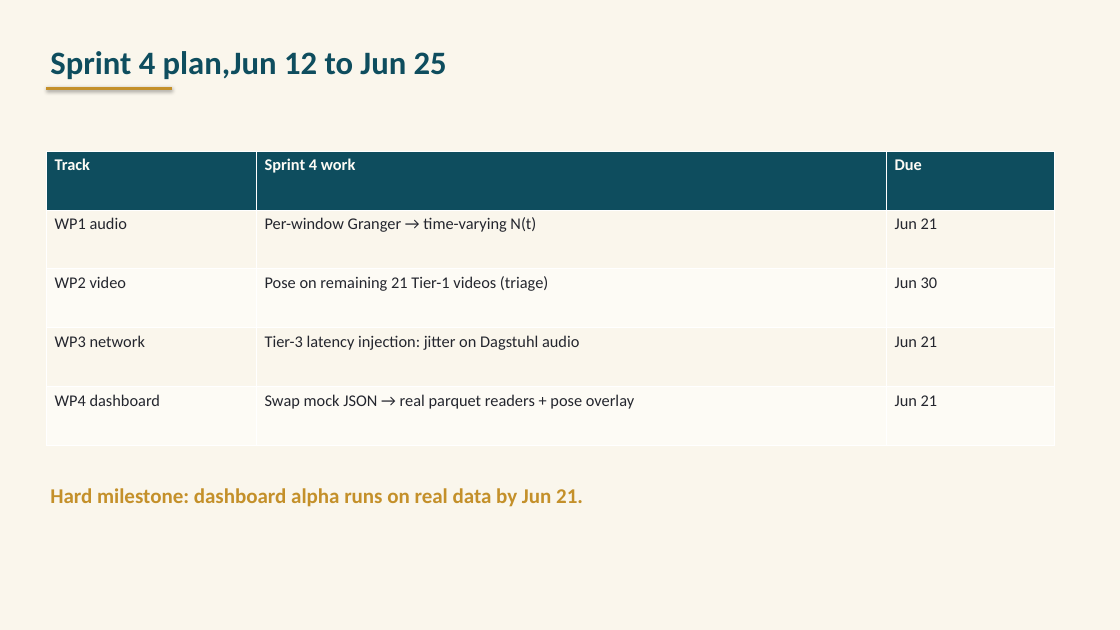
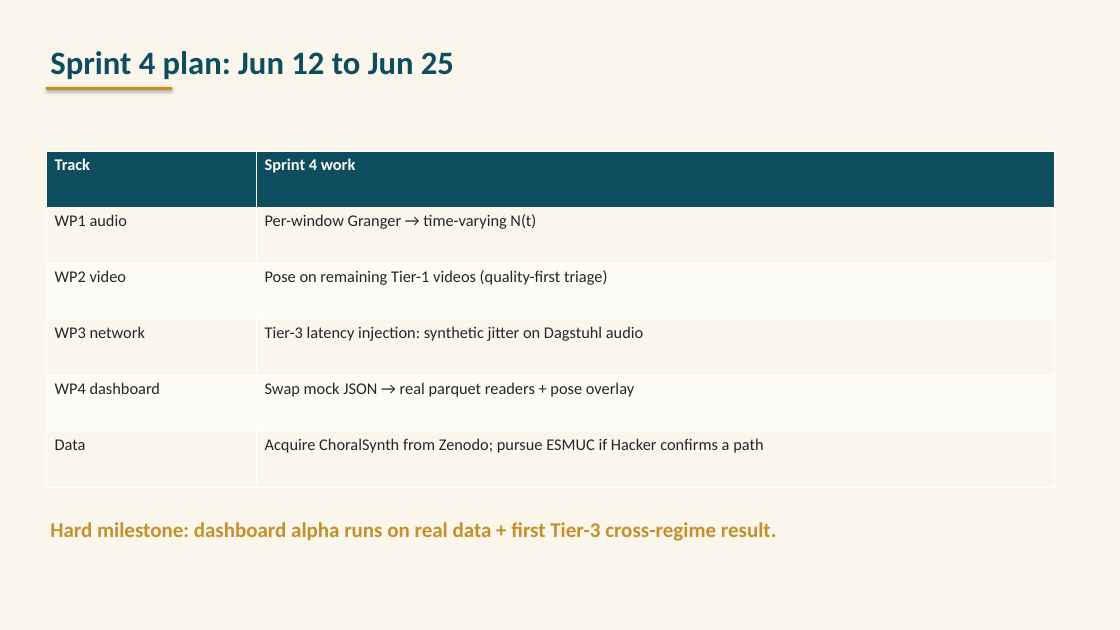
Before and after one commit to Zuraiz270/networked-choir-entanglement, a slide deck: slide 8 of output/jun11_status_meeting_iv.pptx. Drawn at 1120x630 pixels with LibreOffice and Linux fonts; fonts in the diff are those of the drawing. Boxes give left, top, right and bottom in pixels: in the first picture for what was removed or moved away, otherwise in the second. Text is boxed around its words. In the diff, an @@ line names an element or a change of style, - is before the commit and + after.

```diff
--- a/output/jun11_status_meeting_iv.pptx
+++ b/output/jun11_status_meeting_iv.pptx
@@ text at (50, 51, 454, 79): text changed @@
-Sprint 4 plan,Jun 12 to Jun 25
+Sprint 4 plan: Jun 12 to Jun 25
@@ table at (46, 151, 1054, 487) @@
-Track | Sprint 4 work | Due
-WP1 audio | Per-window Granger → time-varying N(t) | Jun 21
-WP2 video | Pose on remaining 21 Tier-1 videos (triage) | Jun 30
-WP3 network | Tier-3 latency injection: jitter on Dagstuhl audio | Jun 21
-WP4 dashboard | Swap mock JSON → real parquet readers + pose overlay | Jun 21
+Track | Sprint 4 work
+WP1 audio | Per-window Granger → time-varying N(t)
+WP2 video | Pose on remaining Tier-1 videos (quality-first triage)
+WP3 network | Tier-3 latency injection: synthetic jitter on Dagstuhl audio
+WP4 dashboard | Swap mock JSON → real parquet readers + pose overlay
+Data | Acquire ChoralSynth from Zenodo; pursue ESMUC if Hacker confirms a path
@@ text at (50, 522, 776, 541): text changed @@
-Hard milestone: dashboard alpha runs on real data by Jun 21.
+Hard milestone: dashboard alpha runs on real data + first Tier-3 cross-regime result.
```
Also in this commit, not shown: 7 other slides changed, 4 other files.
